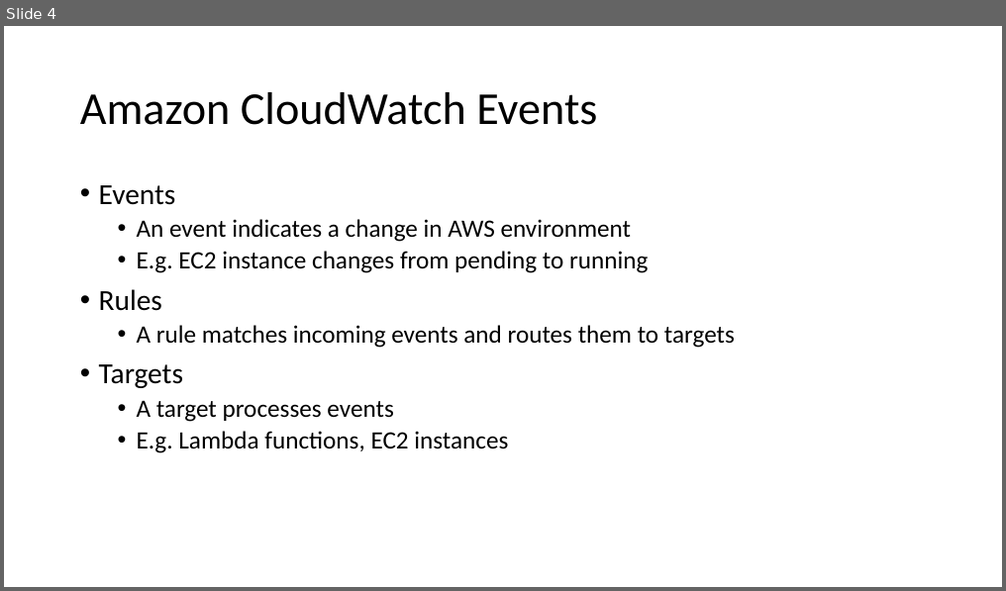
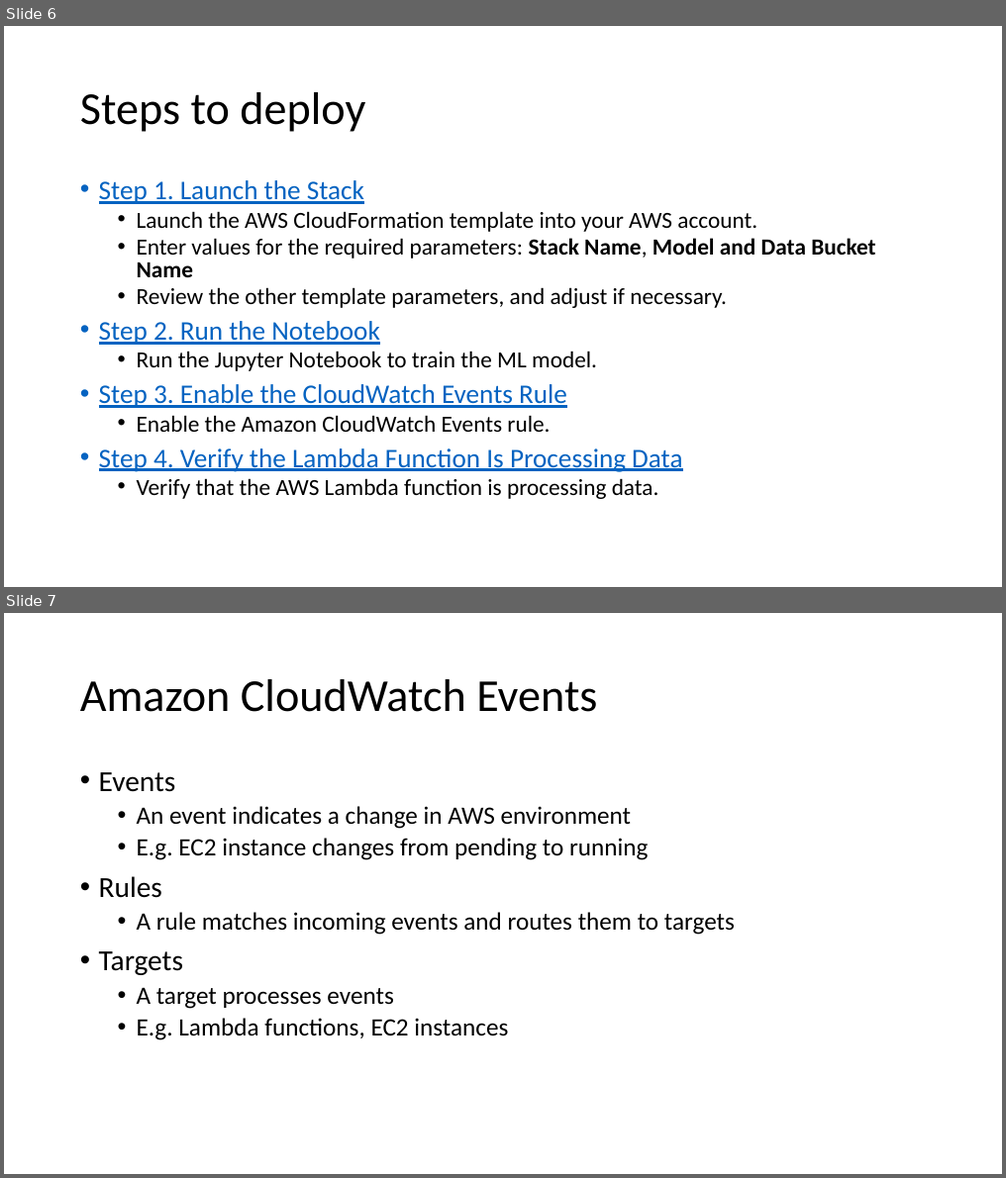
Before and after one commit to xuan0802/iot_slide, a slide deck: IoT analytics.pptx. Shown one above the other, each under a label of ours: slide 4 before the commit, slides 6 and 7 after it. The pictures are 1006x591 and 1006x1178 pixels, drawn with LibreOffice and Linux fonts; fonts in the diff are those of the drawing. Boxes give left, top, right and bottom in pixels: in the first picture for what was removed or moved away, otherwise in the second. Text is boxed around its words. In the diff, an @@ line names an element or a change of style, - is before the commit and + after.

```diff
--- a/IoT analytics.pptx
+++ b/IoT analytics.pptx
@@ slide 6 added at [4,26,1002,587], background #FFFFFF @@
@@ title added at [80,92,365,132], 44 pt, text #000000 @@
+Steps to deploy
@@ text added at [99,180,875,499], 22.2 pt, text #000000 @@
+• Step 1. Launch the Stack
+  • Launch the AWS CloudFormation template into your AWS account.
+  • Enter values for the required parameters: Stack Name, Model and Data Bucket Name
+  • Review the other template parameters, and adjust if necessary.
+• Step 2. Run the Notebook
+  • Run the Jupyter Notebook to train the ML model.
+• Step 3. Enable the CloudWatch Events Rule
+  • Enable the Amazon CloudWatch Events rule.
+• Step 4. Verify the Lambda Function Is Processing Data
+  • Verify that the AWS Lambda function is processing data.
@@ what was slide 4 is now slide 7 @@
```
Also in this commit, not shown: 2 slides changed, 3 other slides added, 1 slide removed.
